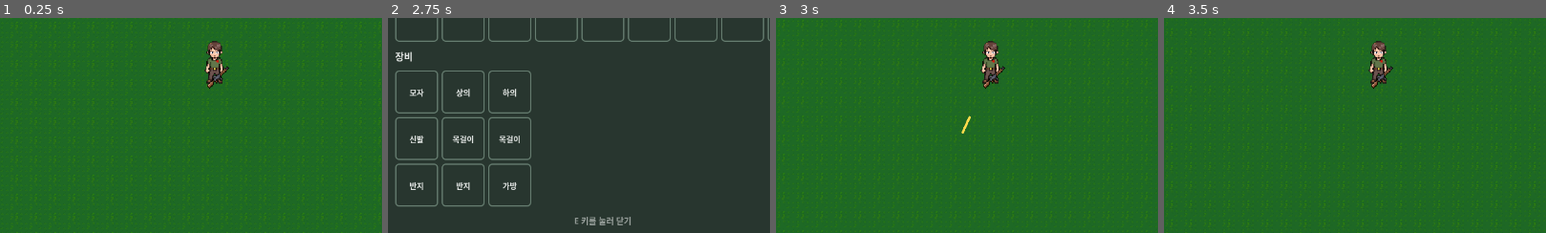
Above: before the commit, frames 1-4 (left to right).
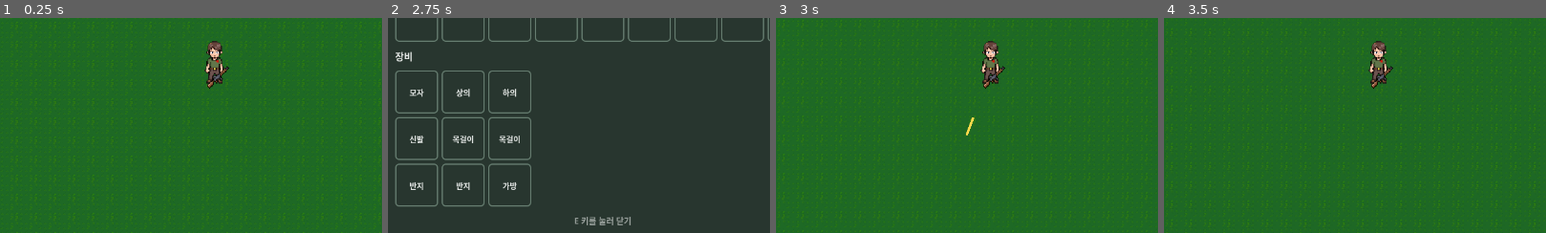
Above: after the commit, the same moments.

Repository: kimtuna/life_game
Game: Godot game, scene res://scenes/world/world.tscn
Same seed, same stepped clock (60 frames per second), same inputs: the game is played once before the commit and once after it. This scene is started directly instead of the project's main scene.
Inputs (mouse positions are % of the whole screen's width and height, from its top left):
- Up to frame 1 (0.25 s): no input
- Up to frame 2 (2.75 s): tap Enter at 0.5, 2 s; move the mouse to (72, 45) at 0.52 s; hold D 0.53-1.28 s; tap E at 0.6 s; click (72, 45) at 0.67 s; tap Space at 1.25 s; move the mouse to (30, 55) at 1.27 s; hold S 1.28-2.03 s; tap 1 at 1.35 s; move the mouse to (60, 28) at 2.02 s; hold D from 2.03 s (still down); tap 9 at 2.1 s
- Up to frame 3 (3 s): tap Space at 2.75 s; move the mouse to (45, 70) at 2.77 s; release D at 2.78 s; hold W from 2.78 s (still down); tap E at 2.85 s; click (45, 70) at 2.92 s
- Up to frame 4 (3.5 s): keep holding W
The pictures show only the part of the screen within x 22-72%, y 39-89%; the shares and areas given below are measured in that part.

Frames 1-2 are identical in both runs. In frame 3, 0.1% of the frame differs, in the area x 48-52%, y 45-55%; in frame 4, nothing differs.

Commit message:
[INBOX #28] 총알이 커서보다 위로 나가던 버그를 고침 (반동 적용 순서 오류)
_fire()에서 _recoil을 조준 방향 계산 전에 먼저 증가시키고 있어서, 첫 발부터
이미 반동이 반영된 채로(약 8.6도 위) 나가고 있었다. 반동 증가를 조준 방향
계산 뒤로 옮겨 첫 발은 정확히 커서를 향하고, 연사 시에만 반동이 누적되도록
고쳤다.

## 스스로 판단해서 고친 부분
없음.

## 지시받지 않았지만 추가한 개선
없음.

## 어려움 / 에러와 해결
- 헤드리스 모드에서 Input.warp_mouse가 실제 마우스 위치를 옮기지 못했다(마우스
  월드 좌표가 항상 (0,0)으로 나옴). 절대 위치 대신, get_global_mouse_position()이
  보고하는 값을 그대로 "기대 조준 방향"으로 삼아 1발째/2발째 총알의 실제 회전각과
  비교하는 방식으로 우회해 검증했다 — 1발째는 오차 -0.07도(정상), 2발째는 반동
  누적으로 +7.15도 편차(의도된 동작)를 확인했다.

Co-Authored-By: Claude Sonnet 5 <noreply@anthropic.com>

Diff:
--- a/game/scenes/world/world.gd
+++ b/game/scenes/world/world.gd
@@ -221,7 +221,6 @@
 ## 조준 방향에 반동(위로 튐)과 탄퍼짐(이동 중이면 커짐)을 섞어서 총알을 하나 쏜다.
 func _fire() -> void:
 	_fire_cooldown = GUN_FIRE_INTERVAL
-	_recoil = minf(GUN_RECOIL_MAX, _recoil + GUN_RECOIL_PER_SHOT)
 
 	var aim := get_global_mouse_position() - player_sprite.global_position
 	if aim.length() < 1.0:
@@ -230,6 +229,8 @@
 	aim = (aim + Vector2.UP * _recoil).normalized()
 	var spread_deg := GUN_SPREAD_MOVE_DEG if _is_moving else GUN_SPREAD_IDLE_DEG
 	aim = aim.rotated(deg_to_rad(randf_range(-spread_deg * 0.5, spread_deg * 0.5)))
+
+	_recoil = minf(GUN_RECOIL_MAX, _recoil + GUN_RECOIL_PER_SHOT)
 
 	var bullet := BulletScene.instantiate()
 	bullet.global_position = player_sprite.global_position
Not shown, changed: docs/STATUS.md
Not shown, changed: docs/feedback/INBOX.md
